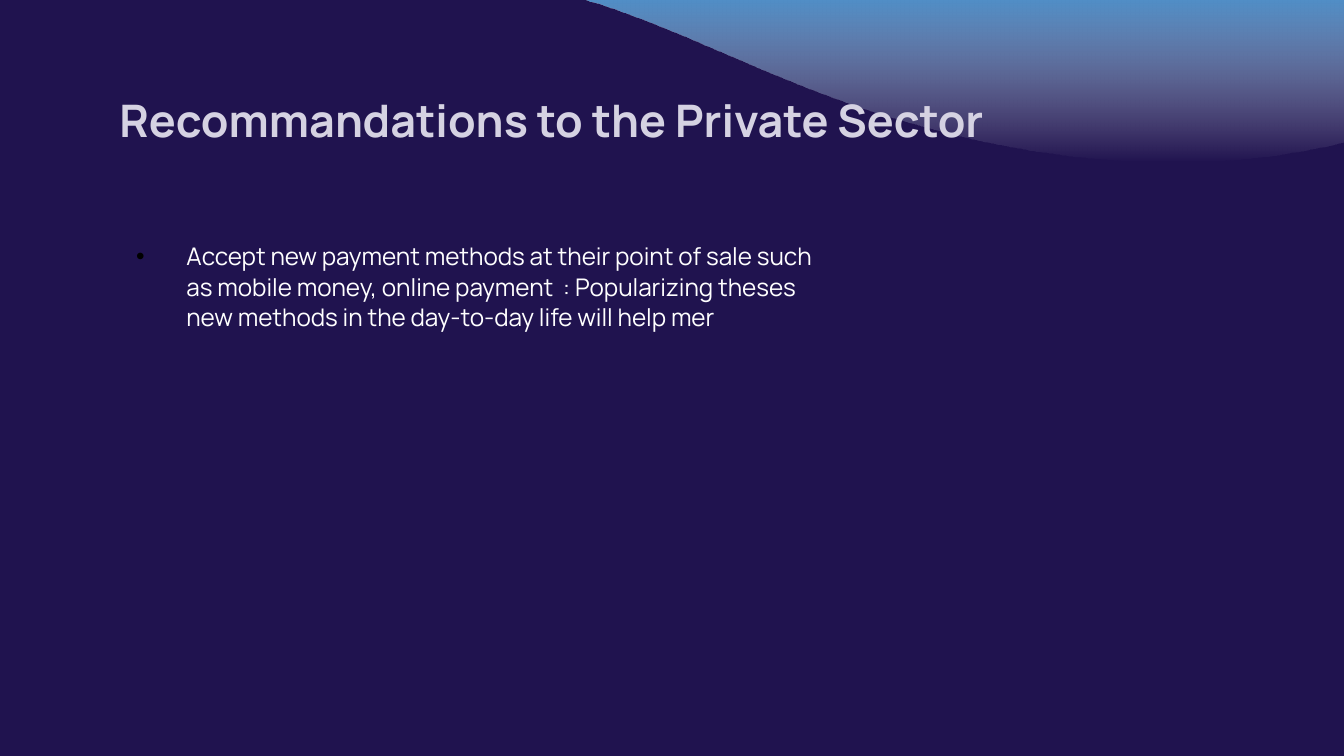
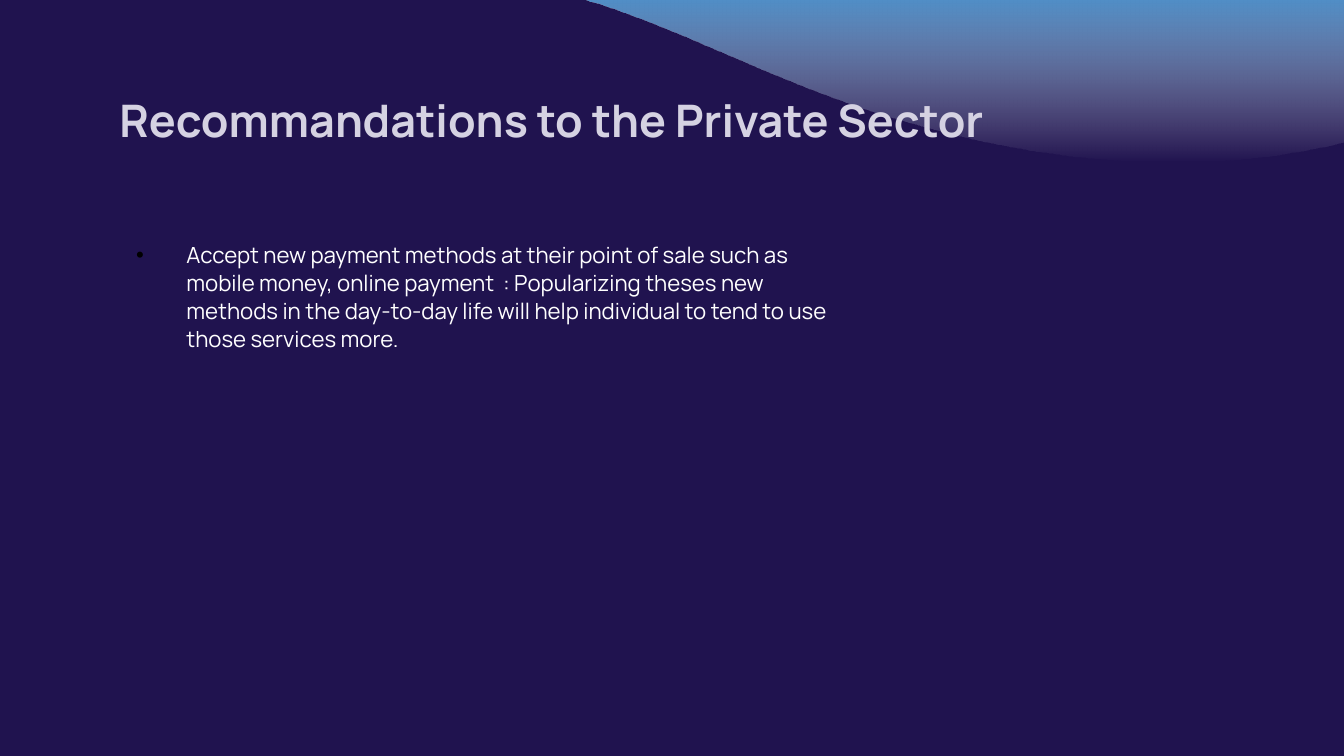
Before and after one commit to VIP509/Finance-Inclusion-1, a slide deck: slide 20 of Pierry Valcin Presentation.pptx. Drawn at 1344x756 pixels with LibreOffice and Linux fonts; fonts in the diff are those of the drawing. Boxes give left, top, right and bottom in pixels: in the first picture for what was removed or moved away, otherwise in the second. Text is boxed around its words. In the diff, an @@ line names an element or a change of style, - is before the commit and + after.

Commit message:
New

```diff
--- a/Pierry Valcin Presentation.pptx
+++ b/Pierry Valcin Presentation.pptx
@@ subtitle at [186, 246, 827, 348]: text changed; size 12.9 to 11.9 pt @@
-• Accept new payment methods at their point of sale such as mobile money, online payment : Popularizing theses new methods in the day-to-day life will help mer
+• Accept new payment methods at their point of sale such as mobile money, online payment : Popularizing theses new methods in the day-to-day life will help individual to tend to use those services more.
```
Also in this commit, not shown: 1 other slide changed.
